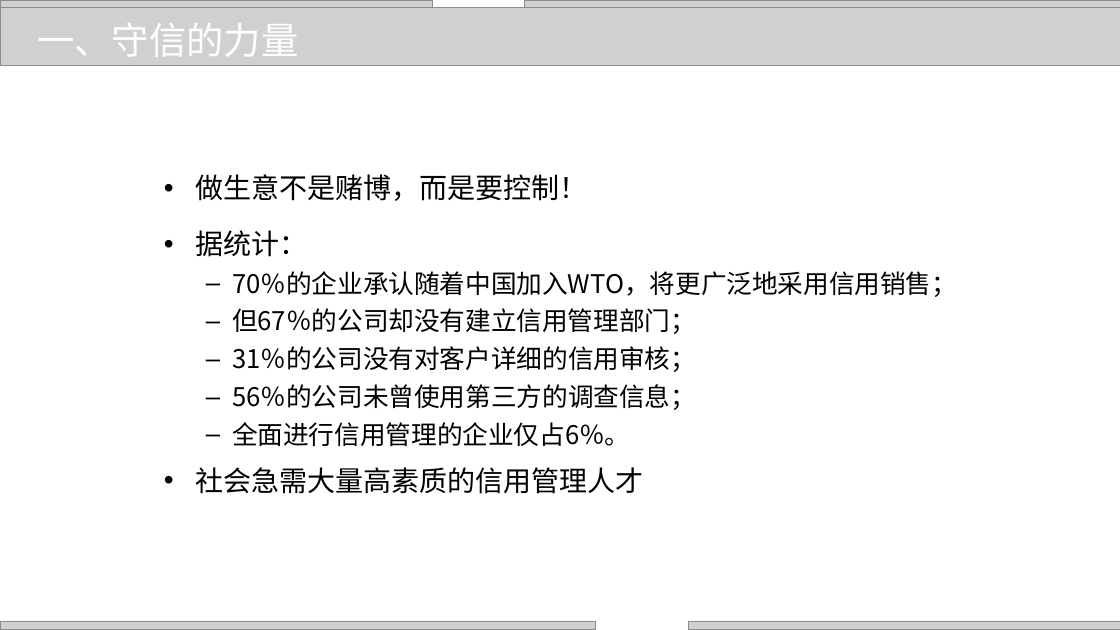
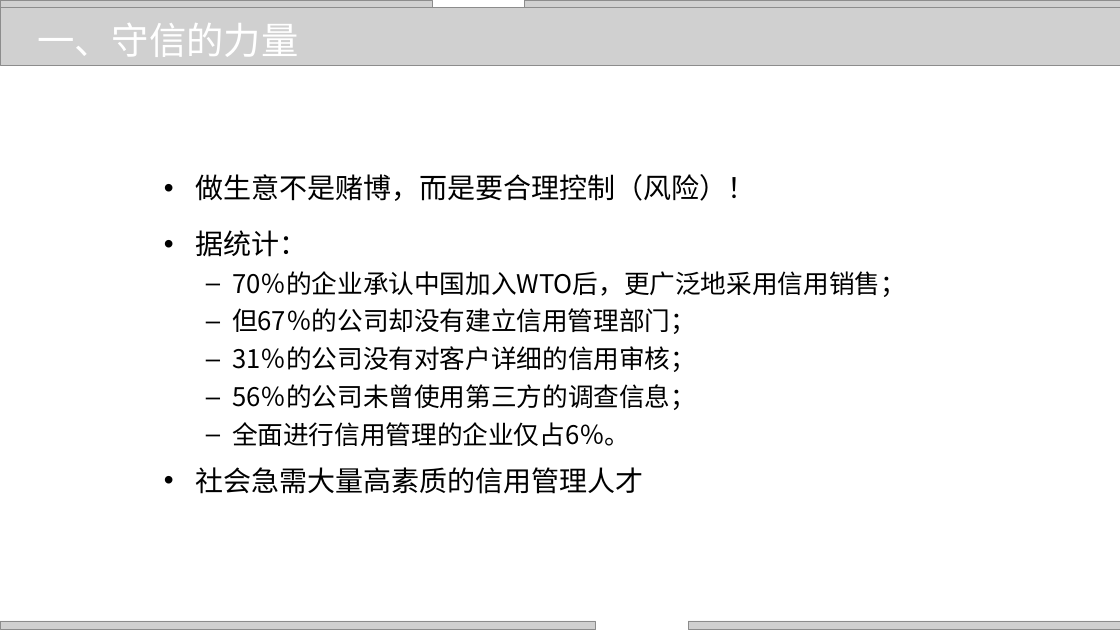
Before and after one commit to zhangjianzhang/internet_credit, a slide deck: slide 14 of files/slides/introduction.pptx. Drawn at 1120x630 pixels with LibreOffice and Linux fonts; fonts in the diff are those of the drawing; grey boxes stand for pictures; background and template pictures are left out. Boxes give left, top, right and bottom in pixels: in the first picture for what was removed or moved away, otherwise in the second. Text is boxed around its words. In the diff, an @@ line names an element or a change of style, - is before the commit and + after.

```diff
--- a/files/slides/introduction.pptx
+++ b/files/slides/introduction.pptx
@@ text at (x1=195, y1=174, x2=755, y2=201): text changed @@
-• 做生意不是赌博，而是要控制！
+• 做生意不是赌博，而是要合理控制（风险）！
@@ text at (x1=232, y1=271, x2=906, y2=297): text changed @@
-  – 70％的企业承认随着中国加入WTO，将更广泛地采用信用销售；
+  – 70％的企业承认中国加入WTO后，更广泛地采用信用销售；
```
Also in this commit, not shown: 6 other slides changed, 9 other files.
